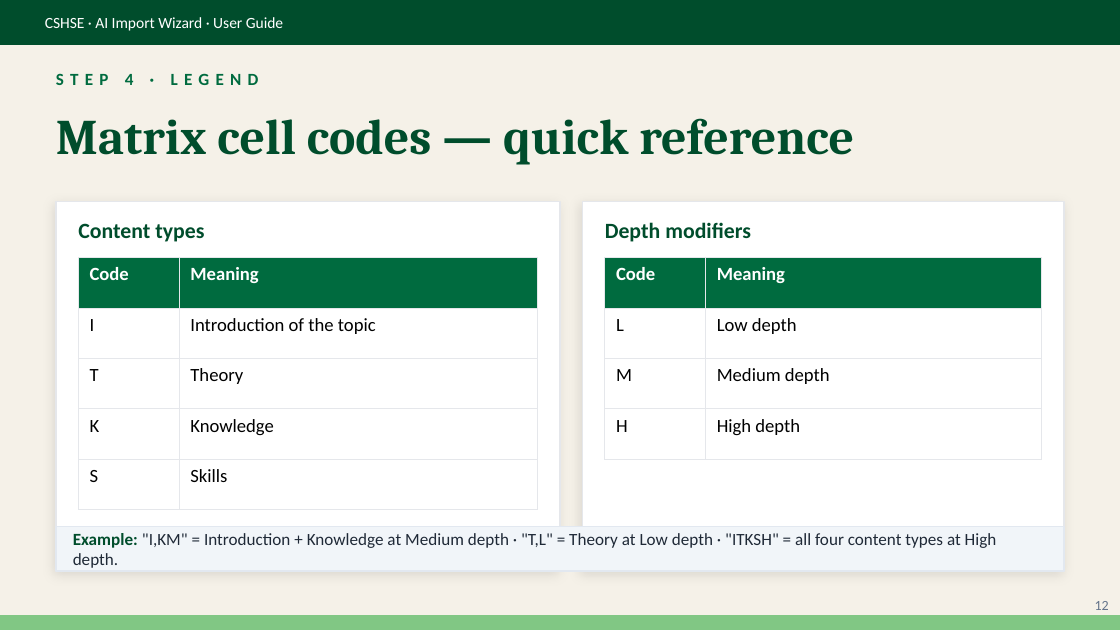
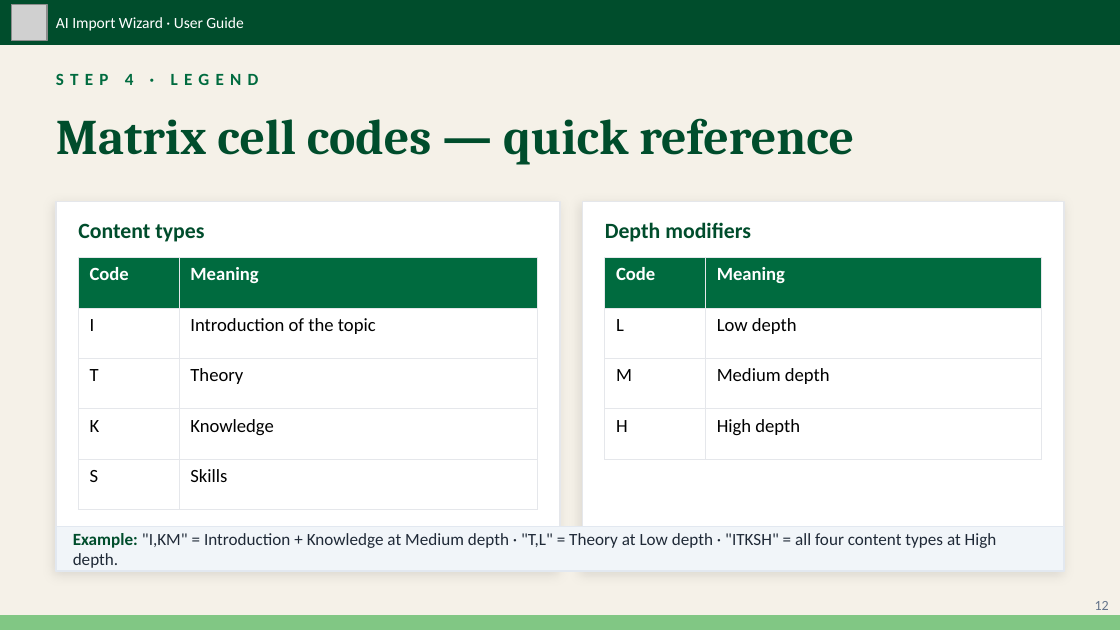
Before and after one commit to beserericl-hue/AIScripts, a slide deck: slide 12 of CSHSE/CSHSE/Engineering/wizard-user-guide-2026-05-20.pptx. Drawn at 1120x630 pixels with LibreOffice and Linux fonts; fonts in the diff are those of the drawing; grey boxes stand for pictures. Boxes give left, top, right and bottom in pixels: in the first picture for what was removed or moved away, otherwise in the second. Text is boxed around its words. In the diff, an @@ line names an element or a change of style, - is before the commit and + after.

```diff
--- a/CSHSE/CSHSE/Engineering/wizard-user-guide-2026-05-20.pptx
+++ b/CSHSE/CSHSE/Engineering/wizard-user-guide-2026-05-20.pptx
@@ picture added at bbox=[11, 4, 47, 40] @@
@@ text at bbox=[56, 17, 243, 31]: text changed @@
-CSHSE · AI Import Wizard · User Guide
+AI Import Wizard · User Guide
```
Also in this commit, not shown: 16 other slides changed, 2 other files.
